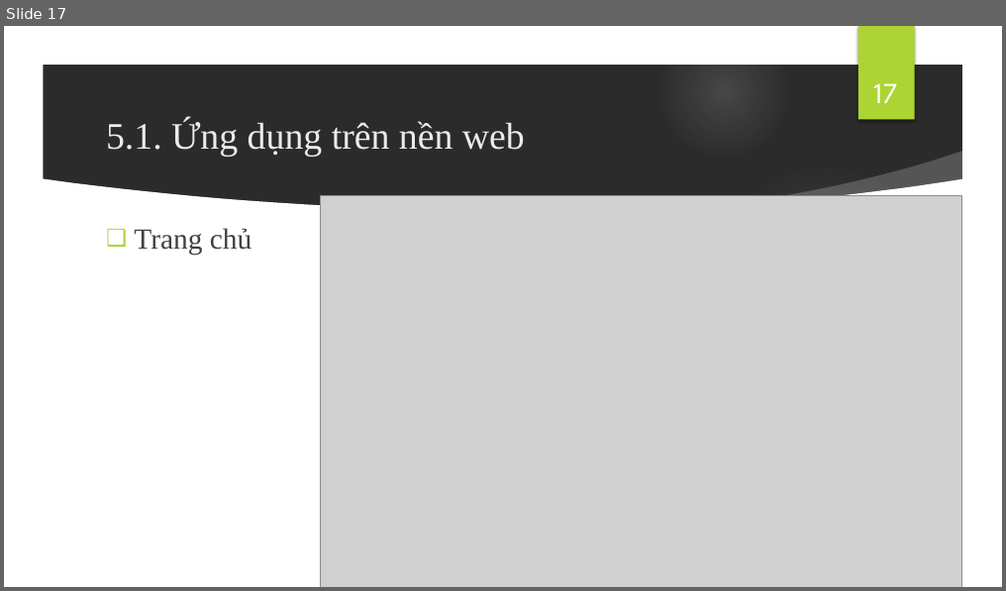
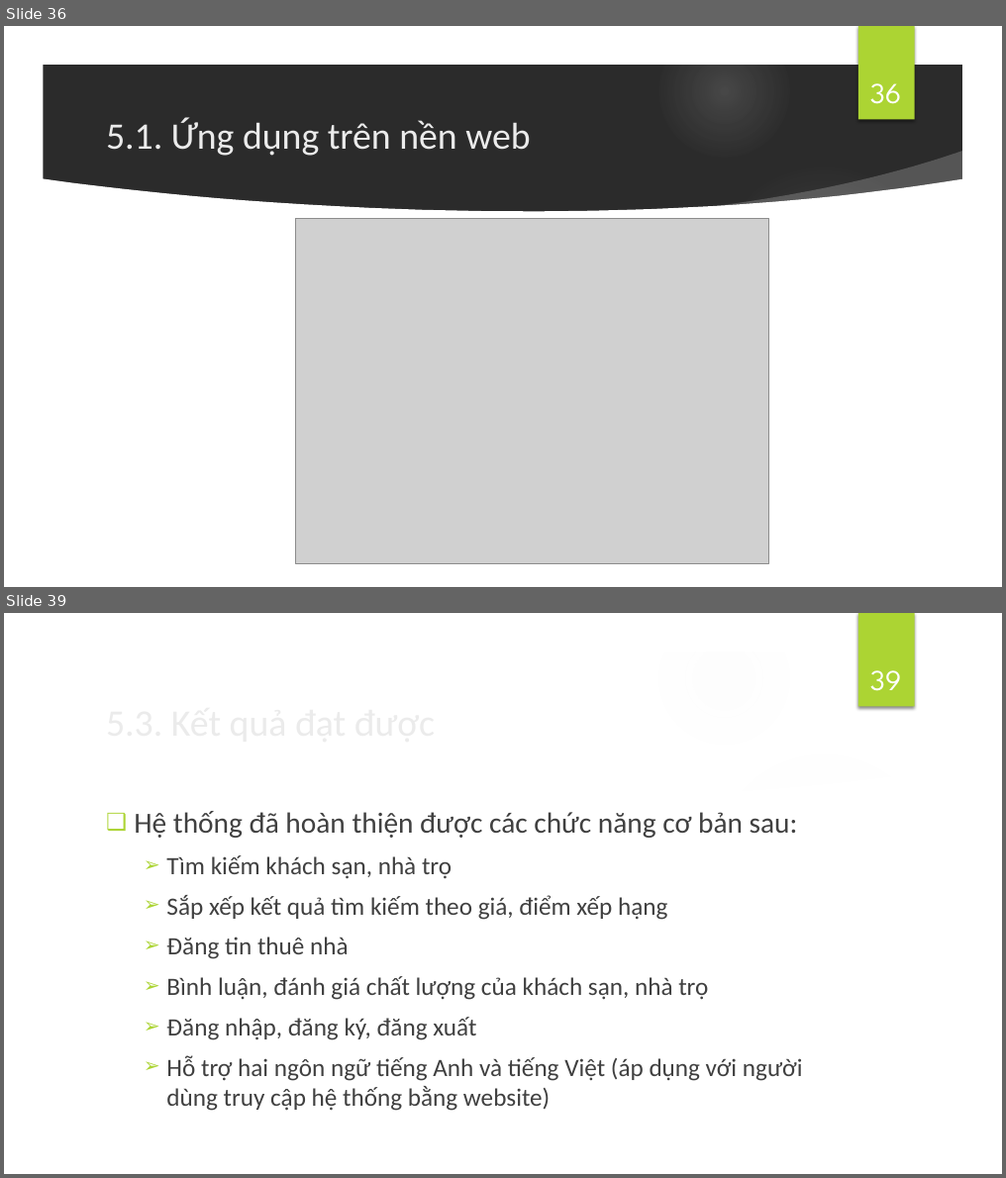
Before and after one commit to AnhtuTa/FGS, a slide deck: Reports/slide bao cao.pptx. Shown one above the other, each under a label of ours: slide 17 before the commit, slides 36 and 39 after it; the slides between them are not shown. The pictures are 1006x591 and 1006x1178 pixels, drawn with LibreOffice and Linux fonts; fonts in the diff are those of the drawing; grey boxes stand for pictures; background and template pictures are left out; a plain dark background stands for a picture behind light text. Boxes give left, top, right and bottom in pixels: in the first picture for what was removed or moved away, otherwise in the second. Text is boxed around its words. In the diff, an @@ line names an element or a change of style, - is before the commit and + after.

```diff
--- a/Reports/slide bao cao.pptx
+++ b/Reports/slide bao cao.pptx
@@ slide 39 added at box(4, 613, 1002, 1174), background picture (left out); not listed: 9 template elements that a slide beside it also shows @@
@@ page number added at box(870, 670, 901, 691), 28 pt, text #FFFFFF @@
+39
@@ title added at box(98, 692, 816, 750), 36 pt, text #EBEBEB @@
+5.3. Kết quả đạt được
@@ text added at box(134, 811, 803, 1111), 24 pt, text #404040 @@
+❑ Hệ thống đã hoàn thiện được các chức năng cơ bản sau:
+  ➢ Tìm kiếm khách sạn, nhà trọ
+  ➢ Sắp xếp kết quả tìm kiếm theo giá, điểm xếp hạng
+  ➢ Đăng tin thuê nhà
+  ➢ Bình luận, đánh giá chất lượng của khách sạn, nhà trọ
+  ➢ Đăng nhập, đăng ký, đăng xuất
+  ➢ Hỗ trợ hai ngôn ngữ tiếng Anh và tiếng Việt (áp dụng với người dùng truy cập hệ thống bằng website)
@@ what was slide 17 is now slide 36 @@
@@ slide 36 changed as well @@
@@ page number at box(870, 83, 901, 104): text changed @@
-17
+36
@@ title "5.1. Ứng dụng trên nền ..." at box(106, 118, 530, 156): font Times New Roman to Calibri @@
@@ text removed at box(134, 228, 252, 256) @@
-❑ Trang chủ
@@ picture: place and size @@
-picture at box(320, 196, 962, 587)
+picture at box(296, 218, 768, 565)
```
Also in this commit, not shown: 16 other slides changed, 24 other slides added, 6 slides removed, 20 other files.
